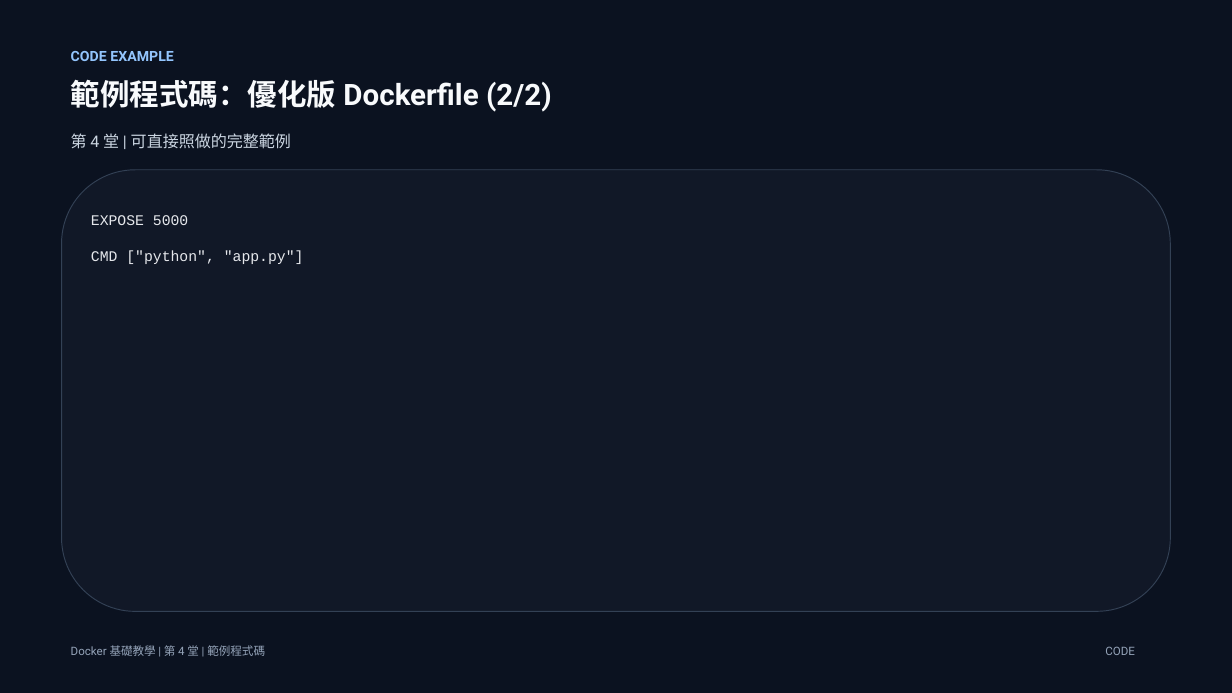
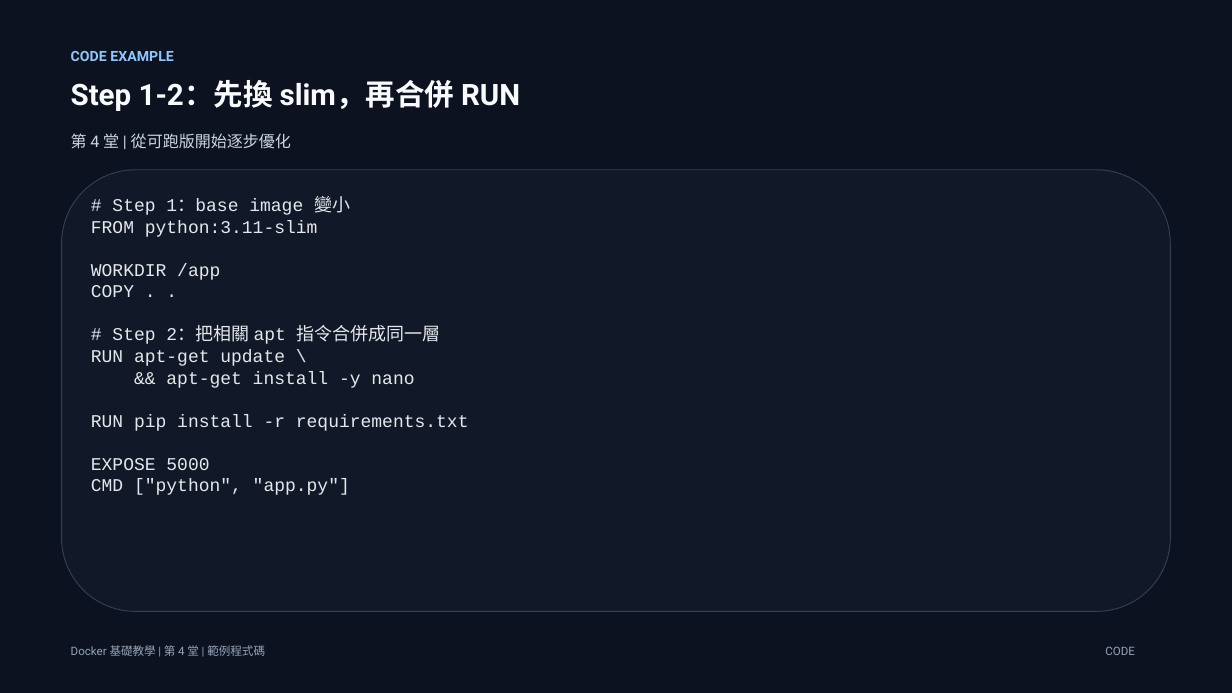
Before and after one commit to lalalalaluk/docker-practice, a slide deck: slide 11 of slides/docker-session4-custom-image-dockerhub.pptx (slide 22 before the commit). Drawn at 1232x693 pixels with LibreOffice and Linux fonts; fonts in the diff are those of the drawing. Boxes give left, top, right and bottom in pixels: in the first picture for what was removed or moved away, otherwise in the second. Text is boxed around its words. In the diff, an @@ line names an element or a change of style, - is before the commit and + after.

```diff
--- a/slides/docker-session4-custom-image-dockerhub.pptx
+++ b/slides/docker-session4-custom-image-dockerhub.pptx
@@ background #0B1220 to #0C1220 @@
@@ text at (71, 80, 520, 111): text changed @@
-範例程式碼：優化版 Dockerfile (2/2)
+Step 1-2：先換 slim，再合併 RUN
@@ text at (71, 133, 291, 149): text changed @@
-第 4 堂 | 可直接照做的完整範例
+第 4 堂 | 從可跑版開始逐步優化
@@ text at (91, 196, 469, 431): paragraphs added @@
+# Step 1：base image 變小
+FROM python:3.11-slim
+WORKDIR /app
+COPY . .
+# Step 2：把相關 apt 指令合併成同一層
+RUN apt-get update \
+&& apt-get install -y nano
+RUN pip install -r requirements.txt
@@ text at (91, 458, 350, 495): size 11.5 to 14 pt in "EXPOSE 5000", "CMD ["python", "app.py"]" @@
```
Also in this commit, not shown: 14 other slides changed, 3 slides added, 31 slides removed, 2 other files.
